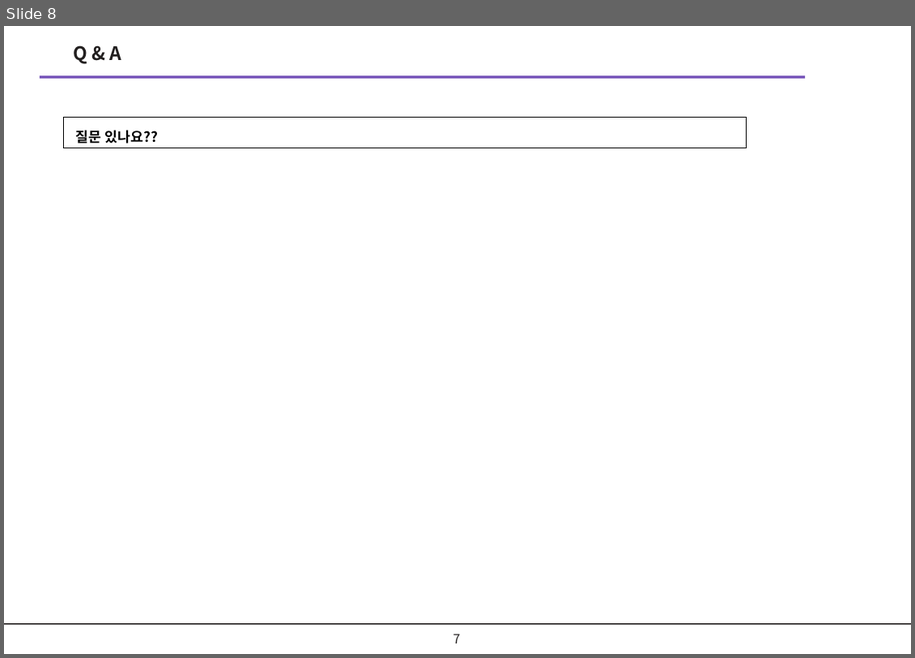
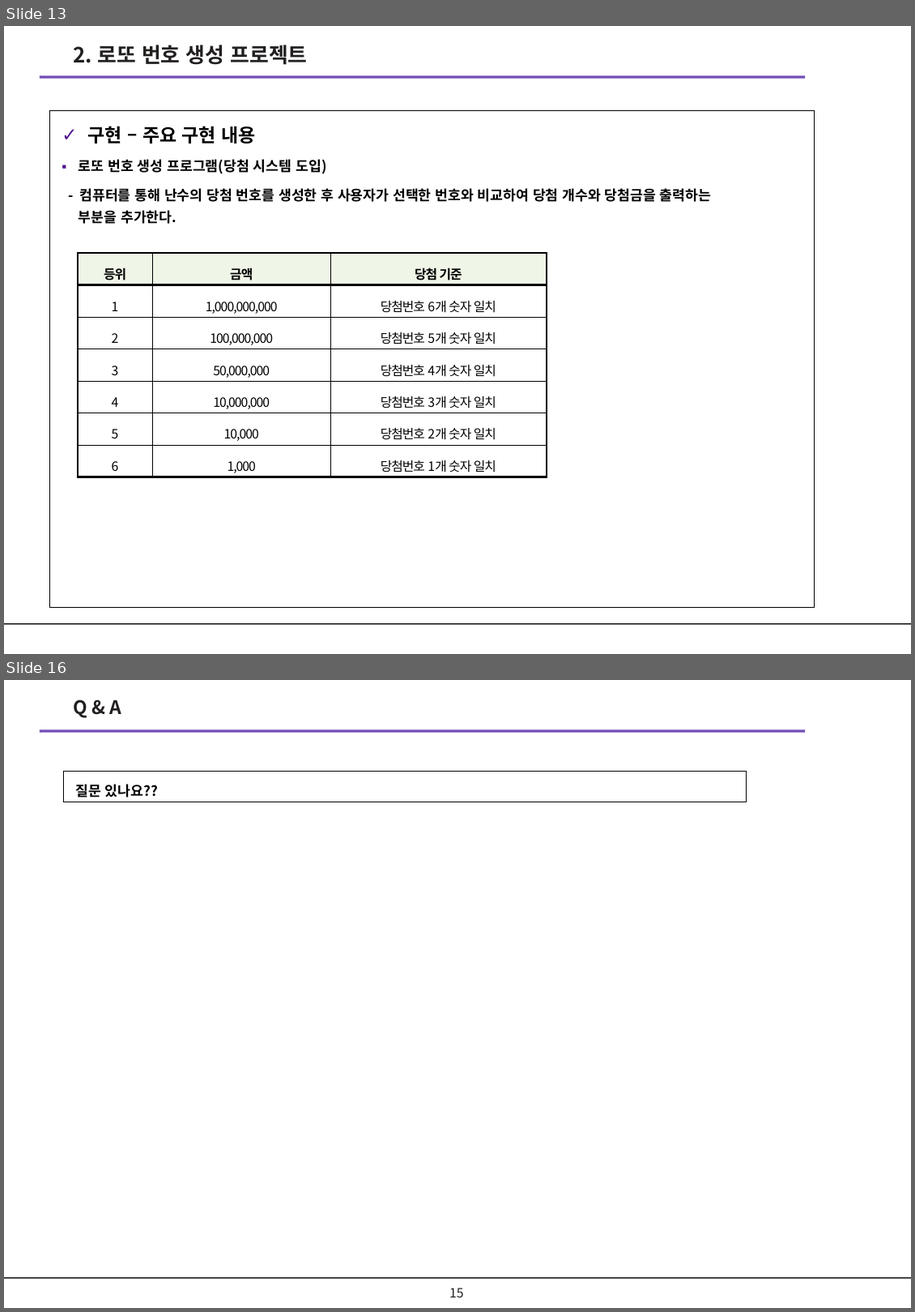
Before and after one commit to kimyudoo/KOPO_PBL_CODING, a slide deck: ppt/문제해결을위한_소프트웨어코딩_PBL_2_응용.pptx. Shown one above the other, each under a label of ours: slide 8 before the commit, slides 13 and 16 after it; the slides between them are not shown. The pictures are 915x658 and 915x1312 pixels, drawn with LibreOffice and Linux fonts; fonts in the diff are those of the drawing; background and template pictures are left out. Boxes give left, top, right and bottom in pixels: in the first picture for what was removed or moved away, otherwise in the second. Text is boxed around its words. In the diff, an @@ line names an element or a change of style, - is before the commit and + after.

```diff
--- a/ppt/문제해결을위한_소프트웨어코딩_PBL_2_응용.pptx
+++ b/ppt/문제해결을위한_소프트웨어코딩_PBL_2_응용.pptx
@@ slide 13 added at (4,26,911,654), background #FFFFFF; not listed: 2 template elements that a slide beside it also shows @@
@@ text added at (74,45,308,65), 18 pt, text #221F1F, bold @@
+2. 로또 번호 생성 프로젝트
@@ rectangle added at (50,110,815,608), outline #000000 0.75 pt, 12 pt, text #000000, bold @@
+✓ 구현 – 주요 구현 내용
+▪ 로또 번호 생성 프로그램(당첨 시스템 도입)
+- 컴퓨터를 통해 난수의 당첨 번호를 생성한 후 사용자가 선택한 번호와 비교하여 당첨 개수와 당첨금을 출력하는 부분을 추가한다.
@@ table added at (78,253,547,477), 7 rows, 3 columns @@
+등위 | 금액 | 당첨 기준
+1 | 1,000,000,000 | 당첨번호 6개 숫자 일치
+2 | 100,000,000 | 당첨번호 5개 숫자 일치
+3 | 50,000,000 | 당첨번호 4개 숫자 일치
+4 | 10,000,000 | 당첨번호 3개 숫자 일치
+5 | 10,000 | 당첨번호 2개 숫자 일치
+6 | 1,000 | 당첨번호 1개 숫자 일치
@@ what was slide 8 is now slide 16 @@
@@ page number at (450,1288,464,1297): text changed @@
-7
+15
```
Also in this commit, not shown: 7 other slides added, 3 other files.
